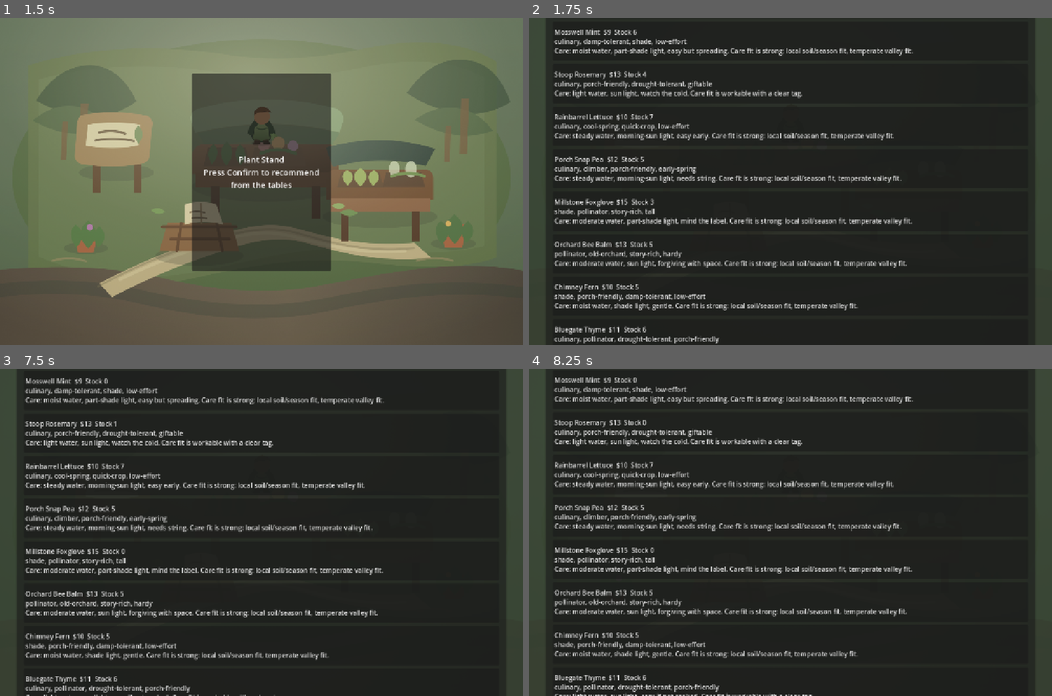
Above: before the commit, frames 1-4 (two rows, left to right).
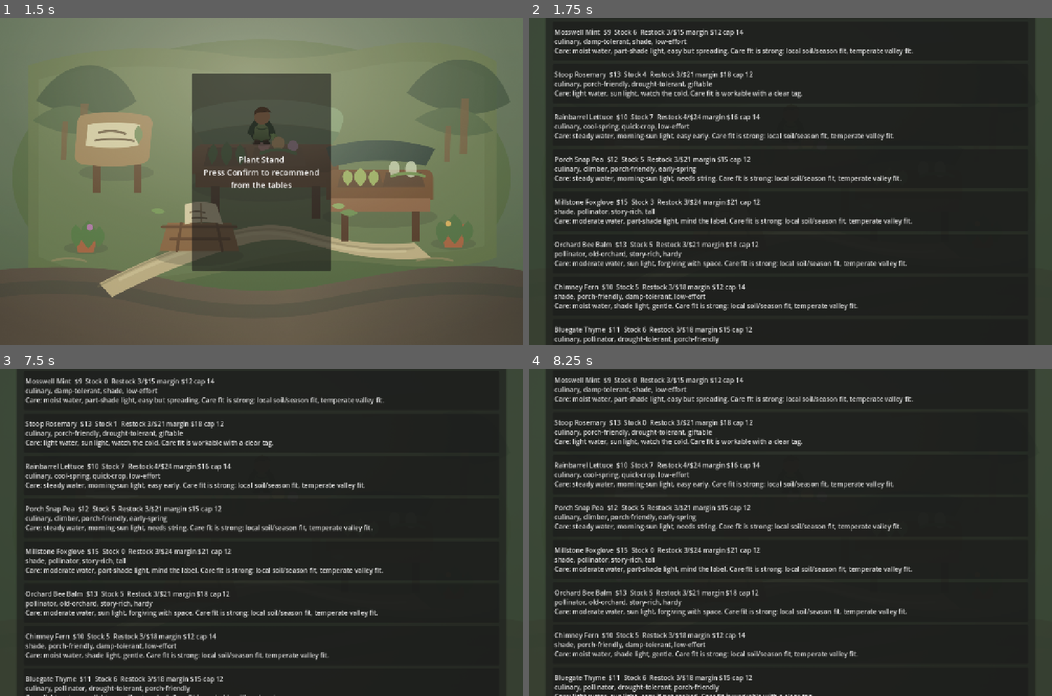
Above: after the commit, the same moments.

Repository: ethan-adams/garden-nursery
Game: Godot game, scene res://scenes/main/main.tscn
Same seed, same stepped clock (60 frames per second), same inputs: the game is played once before the commit and once after it.
Inputs (mouse positions are in pixels of both pictures, inside the frame that each line leads up to):
- Up to frame 1 (1.5 s): tap Enter (ui_accept) at 0.5, 0.77 s; hold Up (ui_up) from 0.53 s (still down)
- Up to frame 2 (1.75 s): keep holding Up (ui_up); tap Enter (ui_accept) at 1.52 s
- Up to frame 3 (7.5 s): release Up (ui_up) at 2 s; click (261, 561) at 2 s, where only the run before the commit has a clickable "Millstone Foxglove $15 Stock …"; click (261, 561) at 2.75 s, where only the run before the commit has a clickable "Millstone Foxglove $15 Stock …"; click (261, 561) at 3.5 s, where only the run before the commit has a clickable "Millstone Foxglove $15 Stock …"; click (261, 391) at 4.25 s, where only the run before the commit has a clickable "Mosswell Mint $9 Stock 6 culi…"; click (261, 391) at 5 s, where only the run before the commit has a clickable "Mosswell Mint $9 Stock 3 culi…"; click (261, 391) at 5.75 s, where only the run before the commit has a clickable "Mosswell Mint $9 Stock 0 culi…"; click (261, 391) at 6.5 s, where only the run after the commit has a clickable "Mosswell Mint $9 Stock 0 Rest…"; click (261, 434) at 7.25 s, where only the run before the commit has a clickable "Stoop Rosemary $13 Stock 4 cu…"
- Up to frame 4 (8.25 s): click (790, 434) at 8 s, where only the run before the commit has a clickable "Stoop Rosemary $13 Stock 1 cu…"

Frame 1 is identical in both runs. In frame 2, 1.6% of the frame differs, in the area x 21-45%, y 3-97%; in frame 3, 1.7%, in the area x 21-45%, y 2-97%; in frame 4, 1.6%.

Commit message:
feat: add restock economy

Diff:
--- a/godot/scenes/nursery/nursery_stand.tscn
+++ b/godot/scenes/nursery/nursery_stand.tscn
@@ -294,6 +294,13 @@
 focus_mode = 2
 text = "Start Bench Tray"
 
+[node name="RestockButton" type="Button" parent="SafeArea/RootStack/LowerRow/OutcomePanel/OutcomeMargin/OutcomeStack"]
+unique_name_in_owner = true
+layout_mode = 2
+custom_minimum_size = Vector2(0, 50)
+focus_mode = 2
+text = "Order Stock"
+
 [node name="LogText" type="Label" parent="SafeArea/RootStack/LowerRow/OutcomePanel/OutcomeMargin/OutcomeStack"]
 unique_name_in_owner = true
 layout_mode = 2
@@ -310,6 +317,7 @@
 
 [connection signal="pressed" from="SafeArea/RootStack/BoardRow/SignalPanel/SignalMargin/SignalStack/NextSignalButton" to="." method="_on_next_signal_button_pressed"]
 [connection signal="pressed" from="SafeArea/RootStack/LowerRow/OutcomePanel/OutcomeMargin/OutcomeStack/StartPropagationButton" to="." method="_on_start_propagation_button_pressed"]
+[connection signal="pressed" from="SafeArea/RootStack/LowerRow/OutcomePanel/OutcomeMargin/OutcomeStack/RestockButton" to="." method="_on_restock_button_pressed"]
 [connection signal="pressed" from="SafeArea/RootStack/LowerRow/OutcomePanel/OutcomeMargin/OutcomeStack/AdvanceWeekButton" to="." method="_on_advance_week_button_pressed"]
 [connection signal="pressed" from="SafeArea/RootStack/Header/HeaderMargin/HeaderRow/ResetRunButton" to="." method="_on_reset_run_button_pressed"]
 [connection signal="pressed" from="SafeArea/RootStack/Header/HeaderMargin/HeaderRow/CloseButton" to="." method="_on_close_button_pressed"]
--- a/godot/scripts/core/nursery_run_state.gd
+++ b/godot/scripts/core/nursery_run_state.gd
@@ -24,6 +24,8 @@
 var weekly_cash_from_sales := 0
 var weekly_reputation_delta := 0
 var weekly_bench_spend := 0
+var weekly_restock_spend := 0
+var weekly_restocked_plants := 0
 var weekly_plants_sold := 0
 var log_lines: Array[String] = []
 
@@ -169,6 +171,33 @@
 	}
 
 
+func restock_selected_plant() -> Dictionary:
+	var plant := find_plant(selected_plant_id)
+	if plant.is_empty():
+		return {}
+	var quote := restock_quote(plant)
+	if not bool(quote.get("can_order", false)):
+		return {
+			"outcome_text": quote.get("reason", "The supplier order did not go through.")
+		}
+	var cost := int(quote.get("cost", 0))
+	var quantity := int(quote.get("quantity", 0))
+	cash -= cost
+	plant["starting_stock"] = int(plant.get("starting_stock", 0)) + quantity
+	weekly_restock_spend += cost
+	weekly_restocked_plants += quantity
+	return {
+		"outcome_text": "Ordered %d %s for $%d wholesale. Shelf stock is now %d, with about $%d margin if demand holds." % [
+			quantity,
+			plant.get("name", "plant"),
+			cost,
+			int(plant.get("starting_stock", 0)),
+			max(0, (int(plant.get("price", 0)) * quantity) - cost)
+		],
+		"log": "Restocked %s: +%d for $%d." % [plant.get("name", "plant"), quantity, cost]
+	}
+
+
 func advance_week() -> Dictionary:
 	var closing_week := week
 	var cash_before_ledger := cash
@@ -307,6 +336,8 @@
 	weekly_cash_from_sales = 0
 	weekly_reputation_delta = 0
 	weekly_bench_spend = 0
+	weekly_restock_spend = 0
+	weekly_restocked_plants = 0
 	weekly_plants_sold = 0
 
 
@@ -396,6 +427,59 @@
 
 func propagation_profile(plant: Dictionary) -> Dictionary:
 	return plant.get("propagation", {})
+
+
+func restock_quote(plant: Dictionary) -> Dictionary:
+	var stock := int(plant.get("starting_stock", 0))
+	var limit := stock_limit_for(plant)
+	var quantity: int = min(restock_quantity_for(plant), max(0, limit - stock))
+	var cost := restock_cost_for(plant, quantity)
+	if quantity <= 0:
+		return {
+			"can_order": false,
+			"quantity": 0,
+			"cost": 0,
+			"reason": "%s is already at the shelf cap of %d. More would be overstock." % [plant.get("name", "This plant"), limit]
+		}
+	if cash < cost:
+		return {
+			"can_order": false,
+			"quantity": quantity,
+			"cost": cost,
+			"reason": "The supplier wants $%d for %d %s. Cash on hand is $%d." % [cost, quantity, plant.get("name", "plants"), cash]
+		}
+	return {
+		"can_order": true,
+		"quantity": quantity,
+		"cost": cost,
+		"limit": limit
+	}
+
+
+func restock_cost_for(plant: Dictionary, quantity: int) -> int:
+	var unit_cost := int(max(2, round(float(plant.get("price", 0)) * 0.55)))
+	return unit_cost * quantity
+
+
+func restock_quantity_for(plant: Dictionary) -> int:
+	if plant.get("traits", []).has("quick-crop"):
+		return 4
+	return 3
+
+
+func stock_limit_for(plant: Dictionary) -> int:
+	if plant.get("traits", []).has("tender"):
+		return 8
+	if plant.get("traits", []).has("low-effort"):
+		return 14
+	return 12
+
+
+func restock_margin_text(plant: Dictionary) -> String:
+	var quantity := restock_quantity_for(plant)
+	var cost := restock_cost_for(plant, quantity)
+	var margin: int = max(0, (int(plant.get("price", 0)) * quantity) - cost)
+	return "Restock %d/$%d margin $%d cap %d" % [quantity, cost, margin, stock_limit_for(plant)]
 
 
 func plant_care_text(plant: Dictionary) -> String:
@@ -533,6 +617,8 @@
 		"cash_from_sales": weekly_cash_from_sales,
 		"reputation_delta": weekly_reputation_delta,
 		"bench_spend": weekly_bench_spend,
+		"restock_spend": weekly_restock_spend,
+		"restocked_plants": weekly_restocked_plants,
 		"plants_sold": weekly_plants_sold
 	}
 
@@ -545,6 +631,8 @@
 	weekly_cash_from_sales = int(activity_data.get("cash_from_sales", 0))
 	weekly_reputation_delta = int(activity_data.get("reputation_delta", 0))
 	weekly_bench_spend = int(activity_data.get("bench_spend", 0))
+	weekly_restock_spend = int(activity_data.get("restock_spend", 0))
+	weekly_restocked_plants = int(activity_data.get("restocked_plants", 0))
 	weekly_plants_sold = int(activity_data.get("plants_sold", 0))
 
 
@@ -743,25 +831,51 @@
 	if propagation_summary.is_empty():
 		propagation_summary = propagation_ledger_status()
 	var consequence: String = outcome.get("text", "The week ended quietly. The ledger learned less than you did.")
-	return "Week %d Ledger\nCash: $%d now (%+d close, $%d sales, $%d market, $%d bench spend).\nReputation: %d now (%+d close, %+d customer trust, %+d market).\nInventory: %d saleable plants after %d sold.\nMarket learning: %s\nCustomer notes: %s\n%s\nPropagation: %s\nHush Arbor: %s" % [
+	return "Week %d Ledger\nCash: $%d now (%+d close, $%d sales, $%d market, $%d bench spend, $%d restock).\nReputation: %d now (%+d close, %+d customer trust, %+d market).\nInventory: %d saleable plants after %d sold and %d restocked.\nStock read: %s\nMarket learning: %s\nCustomer notes: %s\n%s\nPropagation: %s\nHush Arbor: %s" % [
 		closing_week,
 		cash,
 		cash_delta,
 		weekly_cash_from_sales,
 		market_cash_bonus,
 		weekly_bench_spend,
+		weekly_restock_spend,
 		reputation,
 		reputation_delta,
 		weekly_reputation_delta,
 		market_reputation_bonus,
 		inventory_total(),
 		weekly_plants_sold,
+		weekly_restocked_plants,
+		inventory_economy_text(),
 		market_learning_text(),
 		relationship_summary(),
 		recommendation_summary(),
 		propagation_summary,
 		consequence
 	]
+
+
+func inventory_economy_text() -> String:
+	var shortages: Array[String] = []
+	var overstock: Array[String] = []
+	var signal_data := current_signal()
+	for plant in plants:
+		var stock := int(plant.get("starting_stock", 0))
+		var demand := NurseryRules.trait_score(plant.get("traits", []), signal_data.get("points_to_traits", []))
+		if stock <= 1 and demand > 0:
+			shortages.append(plant.get("name", "plant"))
+		if stock >= stock_limit_for(plant):
+			overstock.append(plant.get("name", "plant"))
+	var parts: Array[String] = []
+	if shortages.is_empty():
+		parts.append("no urgent signal shortages")
+	else:
+		parts.append("short on %s" % ", ".join(shortages.slice(0, 3)))
+	if overstock.is_empty():
+		parts.append("no benches over cap")
+	else:
+		parts.append("overstock risk on %s" % ", ".join(overstock.slice(0, 3)))
+	return "; ".join(parts)
 
 
 func market_learning_text() -> String:
--- a/godot/scripts/ui/nursery_stand.gd
+++ b/godot/scripts/ui/nursery_stand.gd
@@ -27,6 +27,7 @@
 @onready var outcome_label: Label = %OutcomeText
 @onready var propagation_status_label: Label = %PropagationStatus
 @onready var start_propagation_button: Button = %StartPropagationButton
+@onready var restock_button: Button = %RestockButton
 @onready var log_label: Label = %LogText
 @onready var next_signal_button: Button = %NextSignalButton
 @onready var advance_week_button: Button = %AdvanceWeekButton
@@ -100,6 +101,7 @@
 	next_signal_button.grab_focus()
 	next_signal_button.focus_mode = Control.FOCUS_ALL
 	start_propagation_button.focus_mode = Control.FOCUS_ALL
+	restock_button.focus_mode = Control.FOCUS_ALL
 	advance_week_button.focus_mode = Control.FOCUS_ALL
 	reset_run_button.focus_mode = Control.FOCUS_ALL
 	close_button.focus_mode = Control.FOCUS_ALL
@@ -114,6 +116,7 @@
 	_render_inventory()
 	_render_customers()
 	_render_propagation_bench()
+	_render_restock_button()
 	_render_log()
 	_apply_station_mode()
 
@@ -134,6 +137,7 @@
 
 	next_signal_button.visible = is_signal
 	start_propagation_button.visible = is_bench or station_mode == "all"
+	restock_button.visible = is_stand or station_mode == "all"
 	propagation_heading.visible = is_bench or station_mode == "all"
 	propagation_status_label.visible = is_bench or station_mode == "all"
 	advance_week_button.visible = is_ledger or station_mode == "all"
@@ -210,10 +214,11 @@
 		child.queue_free()
 	for plant in run_state.plants:
 		var button := Button.new()
-		button.text = "%s  $%d  Stock %d\n%s\n%s" % [
+		button.text = "%s  $%d  Stock %d  %s\n%s\n%s" % [
 			plant.get("name", "Unnamed plant"),
 			int(plant.get("price", 0)),
 			int(plant.get("starting_stock", 0)),
+			run_state.restock_margin_text(plant),
 			", ".join(plant.get("traits", [])),
 			_plant_care_text(plant)
 		]
@@ -252,6 +257,7 @@
 		run_state.active_propagation_count(),
 		run_state.propagation_capacity
 	]
+	_render_restock_button()
 
 
 func _render_customers() -> void:
@@ -404,6 +410,18 @@
 	_refresh_all()
 
 
+func _on_restock_button_pressed() -> void:
+	var result := run_state.restock_selected_plant()
+	if result.is_empty():
+		return
+	outcome_label.text = result.get("outcome_text", "")
+	var log_line: String = result.get("log", "")
+	if not log_line.is_empty():
+		_add_log(log_line)
+	_save_run_state()
+	_refresh_all()
+
+
 func _load_saved_state() -> void:
 	if not FileAccess.file_exists(SAVE_PATH):
 		return
@@ -459,6 +477,17 @@
 	return run_state.propagation_profile(plant)
 
 
+func _render_restock_button() -> void:
+	var plant := _find_plant(run_state.selected_plant_id)
+	if plant.is_empty():
+		restock_button.disabled = true
+		restock_button.text = "Order Stock"
+		return
+	var quote := run_state.restock_quote(plant)
+	restock_button.text = "Order %d for $%d" % [int(quote.get("quantity", 0)), int(quote.get("cost", 0))]
+	restock_button.disabled = not bool(quote.get("can_order", false))
+
+
 func _plant_care_text(plant: Dictionary) -> String:
 	return run_state.plant_care_text(plant)
 
Not shown, changed: docs/issue-backlog.md
Not shown, changed: docs/roadmap.md
Not shown, changed: docs/session-handoff.md
Not shown, changed: docs/vertical-slice-save-format.md
Not shown, changed: scripts/agent-check.mjs
